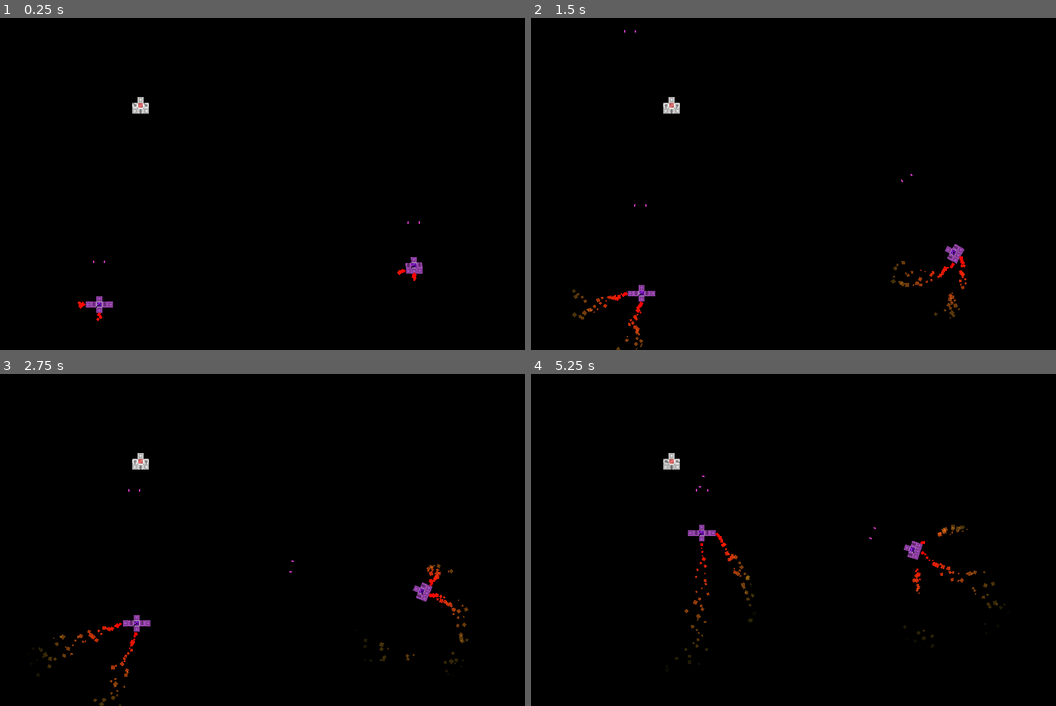
Above: before the commit, frames 1-4 (two rows, left to right).
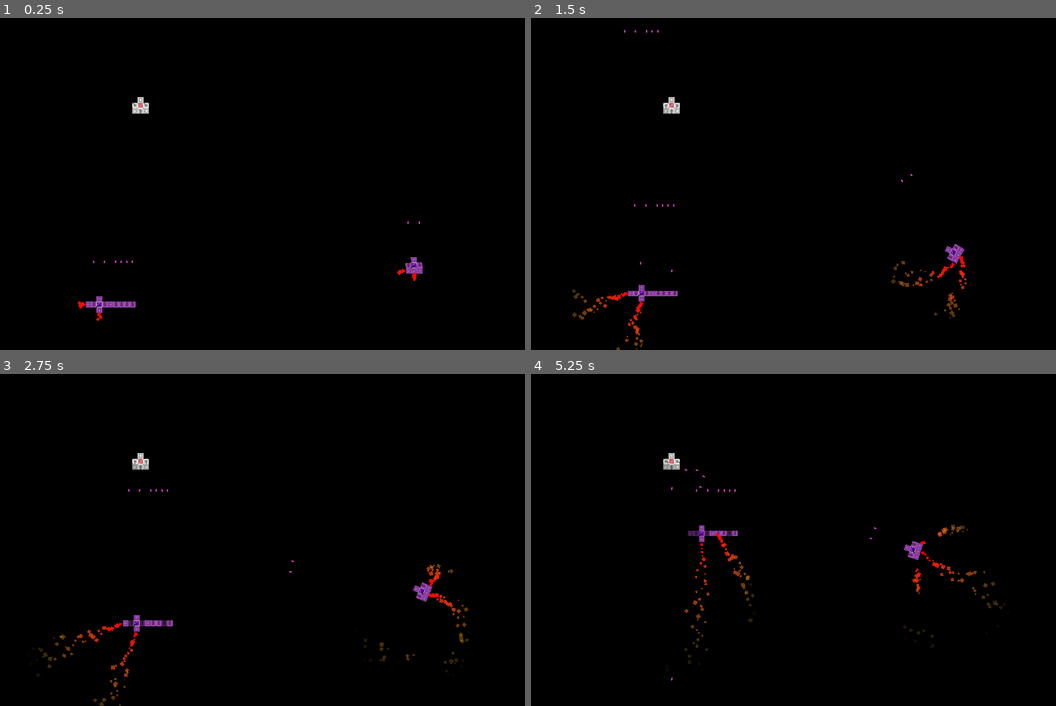
Above: after the commit, the same moments.

Repository: lucasericsson222/ModularSpaceships
Game: Godot game, scene res://Space.tscn
Two runs of this game, one before a commit and one after it. Both use one fixed random seed, a clock stepped at 60 frames per second and the inputs below.
Inputs (mouse positions are in pixels of both pictures, inside the frame that each line leads up to):
- Up to frame 1 (0.25 s): no input
- Up to frame 2 (1.5 s): tap Enter at 0.5 s; move the mouse to (625, 303) at 0.52 s; hold D 0.53-1.28 s; tap Space at 0.6, 0.77, 1.07, 1.35 s; click (625, 303) at 0.67 s; move the mouse to (636, 303) at 1.27 s; hold S from 1.28 s (still down); click (636, 303) at 1.42 s
- Up to frame 3 (2.75 s): tap Space at 1.52, 1.82, 2.1 s; move the mouse to (126, 639) at 2.02 s; release S at 2.03 s; hold D from 2.03 s (still down); click (126, 639) at 2.17 s
- Up to frame 4 (5.25 s): move the mouse to (657, 623) at 2.77 s; release D at 2.78 s; hold W 2.78-3.53 s; tap Space at 2.85, 3.02, 3.32, 3.6, 3.77, 4.07, 4.35, 4.52, 4.82, 5.1 s; click (657, 623) at 2.92 s; move the mouse to (699, 599) at 3.52 s; hold A 3.53-5.03 s; click (699, 599) at 3.67 s; move the mouse to (699, 569) at 4.27 s; click (699, 569) at 4.42 s; move the mouse to (914, 559) at 5.02 s; hold S from 5.03 s (still down); click (914, 559) at 5.17 s

The runs differ from the first frame. In frame 1, less than 0.1% of the frame differs, in the area x 21-26%, y 73-88%; in frame 2, less than 0.1%; in frame 3, 0.1%; in frame 4, 0.3%, in the area x 25-87%, y 27-93%.

Commit message:
Broken floatAway parts, and broken start controls code

Diff:
--- a/SpaceshipModule/Core/Core.gd
+++ b/SpaceshipModule/Core/Core.gd
@@ -23,3 +23,12 @@
 				grid[i].append(self) # put the core
 			else:
 				grid[i].append(0)
+
+
+func markChildren():
+	mark = true
+	var modules = get_children()
+	for m in modules:
+		if m.has_method("setHealth"):
+			if (m.global_position - global_position).length() <= 61:
+				m.markNeighbors()
--- a/SpaceshipModule/EvilCore/EvilCore.gd
+++ b/SpaceshipModule/EvilCore/EvilCore.gd
@@ -5,7 +5,7 @@
 # var a = 2
 # var b = "text"
 
-
+var mark
 # Called when the node enters the scene tree for the first time.
 func _ready():
 	collision_layer = 0b0000000000000110
@@ -18,7 +18,13 @@
 			m.defaultModulate = Color.mediumorchid
 			m.currentModulate = Color.mediumorchid
 
-
+func markChildren():
+	mark = true
+	var modules = get_children()
+	for m in modules:
+		if m.has_method("setHealth"):
+			if (m.global_position - global_position).length() <= 60:
+				m.markNeighbors()
 
 
 func _process(delta):
--- a/SpaceshipModule/EvilCore/EvilSpaceship2.tscn
+++ b/SpaceshipModule/EvilCore/EvilSpaceship2.tscn
@@ -17,14 +17,26 @@
 [node name="StationaryGun2" parent="." index="4" instance=ExtResource( 3 )]
 position = Vector2( 60, 0 )
 
-[node name="Thruster2" parent="." index="5" instance=ExtResource( 2 )]
+[node name="StationaryGun3" parent="." index="5" instance=ExtResource( 3 )]
+position = Vector2( 180, 0 )
+
+[node name="StationaryGun4" parent="." index="6" instance=ExtResource( 3 )]
+position = Vector2( 240, 0 )
+
+[node name="StationaryGun5" parent="." index="7" instance=ExtResource( 3 )]
+position = Vector2( 300, 0 )
+
+[node name="StationaryGun6" parent="." index="8" instance=ExtResource( 3 )]
+position = Vector2( 360, 0 )
+
+[node name="Thruster2" parent="." index="9" instance=ExtResource( 2 )]
 position = Vector2( -120, 0 )
 rotation = 1.5708
 
-[node name="Thruster3" parent="." index="6" instance=ExtResource( 2 )]
+[node name="Thruster3" parent="." index="10" instance=ExtResource( 2 )]
 position = Vector2( 120, 0 )
 rotation = 4.71239
 
-[node name="Thruster4" parent="." index="7" instance=ExtResource( 2 )]
+[node name="Thruster4" parent="." index="11" instance=ExtResource( 2 )]
 position = Vector2( 0, -60 )
 rotation = 3.14159
--- /dev/null
+++ b/SpaceshipModule/FloatingSpaceshipModule/FloatingSpaceshipModule.gd
@@ -0,0 +1,17 @@
+extends RigidBody2D
+
+
+# Declare member variables here. Examples:
+# var a = 2
+# var b = "text"
+
+
+# Called when the node enters the scene tree for the first time.
+func _ready():
+	pass # Replace with function body.
+
+
+
+# Called every frame. 'delta' is the elapsed time since the previous frame.
+#func _process(delta):
+#	pass
--- /dev/null
+++ b/SpaceshipModule/FloatingSpaceshipModule/FloatingSpaceshipModule.tscn
@@ -0,0 +1,7 @@
+[gd_scene load_steps=2 format=2]
+
+[ext_resource path="res://SpaceshipModule/FloatingSpaceshipModule/FloatingSpaceshipModule.gd" type="Script" id=1]
+
+[node name="FloatingSpaceshipModule" type="RigidBody2D"]
+gravity_scale = 0.0
+script = ExtResource( 1 )
--- a/SpaceshipModule/Gun/Gun.gd
+++ b/SpaceshipModule/Gun/Gun.gd
@@ -9,6 +9,10 @@
 
 func _ready():
 	InputMap.add_action("Gun" + String(get_instance_id()))
+	var event = InputEventKey.new()
+	event.scancode = KEY_SPACE
+	event.pressed = false
+	InputMap.action_add_event("Gun" + String(get_instance_id()), event)
 
 func _process(_delta):
 	if (Input.is_action_pressed("Gun" + String(get_instance_id()))):
--- a/SpaceshipModule/SpaceshipModule.gd
+++ b/SpaceshipModule/SpaceshipModule.gd
@@ -7,23 +7,27 @@
 # var a = 2
 # var b = "text"
 
+
+onready var floatingSpaceshipModuleScene = preload("./FloatingSpaceshipModule/FloatingSpaceshipModule.tscn")
 export var totalHealth := 10.0
 export var health: float
 var checkingForInput = false
 var defaultModulate = Color.white
 var currentModulate = Color.white
-
+var mark = false
 # note this should only be called during physics process
 func applyDamage():
 	health -= 1
 	currentModulate = defaultModulate.darkened((totalHealth-health)/totalHealth)
 	if health <= 0:
-		if !is_in_group("Player"):
-			for m in get_parent().get_children():
-				if m.has_method("checkSupport"):
-					if ((m.position - position).length() == 60):
-						m.checkSupport()
+		if get_parent().has_method("markChildren"):
+			get_parent().markChildren()
+		for m in get_parent().get_children():
+			if m.has_method("destroyIfNotMarked"):
+				m.destroyIfNotMarked()
 		queue_free()
+
+
 
 
 func setHealth(h:float):
@@ -35,14 +39,18 @@
 func _ready():
 	health = totalHealth
 
-func checkSupport():
-	var number_of_supports = 0
-	for m in get_parent().get_children():
-		if m.has_method("checkSupport"):
-			if (m.position - position).length() == 60:
-				number_of_supports += 1
-	if number_of_supports == 1:
-		queue_free()
+
+func floatAway():
+	var myPart = floatingSpaceshipModuleScene.instance()
+	myPart.position = global_position
+	myPart.rotation = global_rotation
+	var root = get_tree().get_root()
+	get_parent().remove_child(self)
+
+	root.add_child(myPart)
+	myPart.add_child(self)
+	var offset = myPart.global_position-get_parent().global_position
+	myPart.apply_impulse(offset, offset)
 
 
 func selectedColor():
@@ -54,3 +62,16 @@
 # Called every frame. 'delta' is the elapsed time since the previous frame.
 #func _process(delta):
 #	pass
+func markNeighbors():
+	if mark:
+		return
+	mark = true
+	for m in get_parent().get_children():
+		if m.has_method("markNeighbors"):
+			if (m.global_position - global_position).length() <= 61:
+
+				m.markNeighbors()
+
+func destroyIfNotMarked():
+	if !mark:
+		floatAway()
--- a/SpaceshipModule/Thruster/Thruster.gd
+++ b/SpaceshipModule/Thruster/Thruster.gd
@@ -5,8 +5,38 @@
 export var impulse_strength = 2 # if need to increase thruster speed
 func _ready():
 	InputMap.add_action("Thruster" + String(get_instance_id()))
-
-
+	if rotation_degrees == 0:
+		var event = InputEventKey.new()
+		event.scancode = KEY_W
+		event.pressed = false
+		InputMap.action_add_event("Thruster" + String(get_instance_id()), event)
+	if rotation_degrees == 90:
+		if position.y >= 0:
+			var event = InputEventKey.new()
+			event.scancode = KEY_A
+			event.pressed = false
+			InputMap.action_add_event("Thruster" + String(get_instance_id()), event)
+		else:
+			var event = InputEventKey.new()
+			event.scancode = KEY_D
+			event.pressed = false
+			InputMap.action_add_event("Thruster" + String(get_instance_id()), event)
+	if rotation_degrees == 270:
+		if position.y >= 0:
+			var event = InputEventKey.new()
+			event.scancode = KEY_D
+			event.pressed = false
+			InputMap.action_add_event("Thruster" + String(get_instance_id()), event)
+		else:
+			var event = InputEventKey.new()
+			event.scancode = KEY_A
+			event.pressed = false
+			InputMap.action_add_event("Thruster" + String(get_instance_id()), event)
+	if rotation_degrees == 180:
+		var event = InputEventKey.new()
+		event.scancode = KEY_S
+		event.pressed = false
+		InputMap.action_add_event("Thruster" + String(get_instance_id()), event)
 func _physics_process(_delta):
 
 	# fire the thrusters
